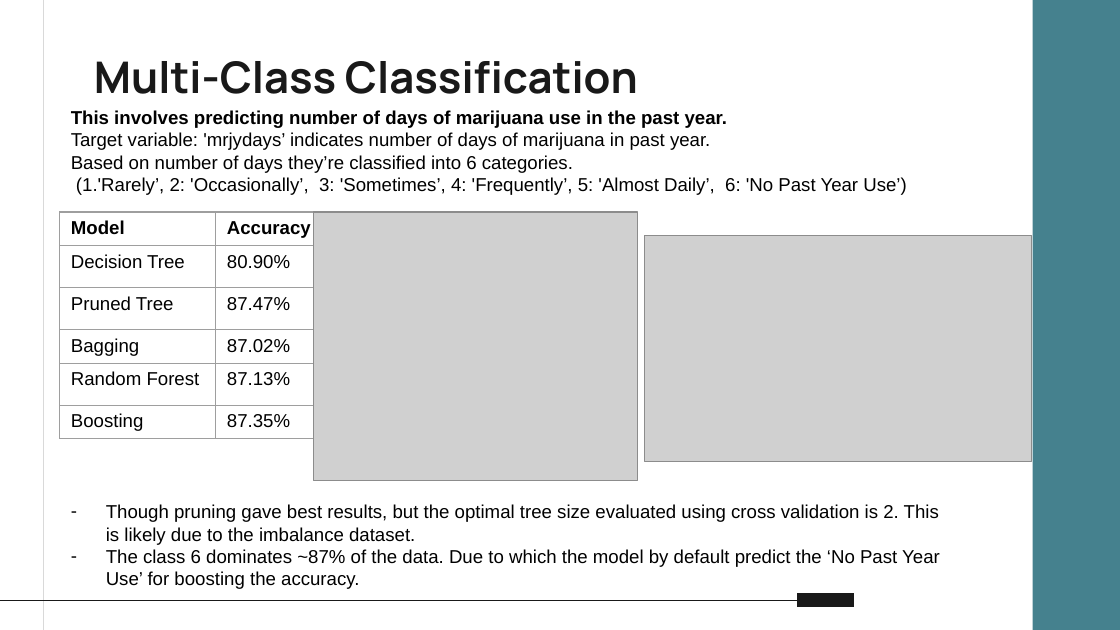
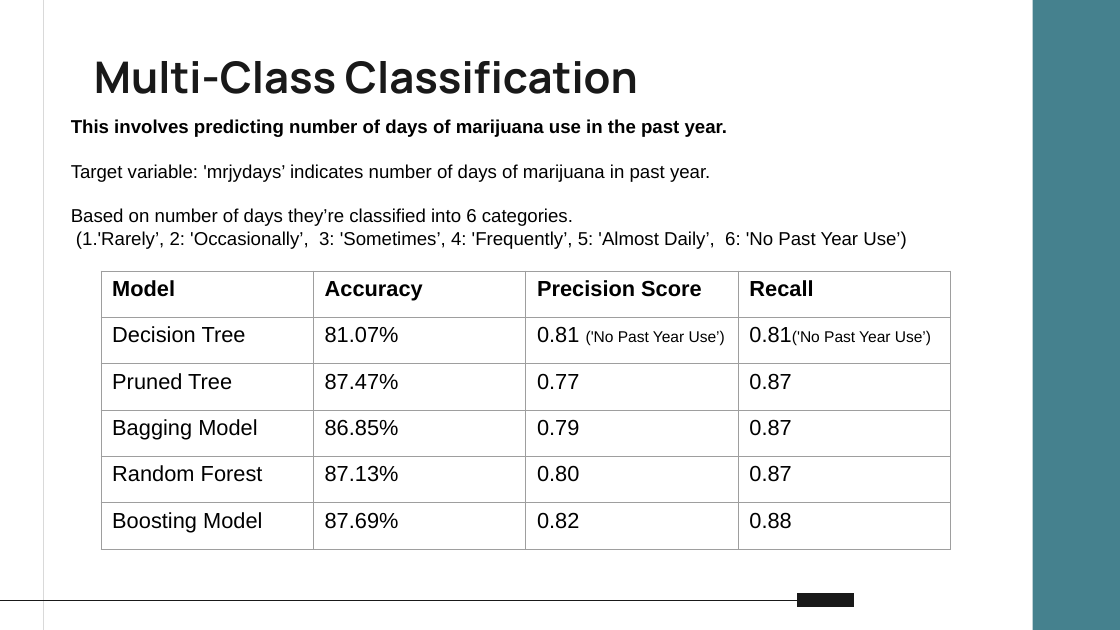
Before and after one commit to Sowjanya2502/Youth-Marijuana-Use-Analysis-and-Prediction, a slide deck: slide 8 of Youth_marijuana_use_analysis.pptx (slide 6 before the commit). Drawn at 1120x630 pixels with LibreOffice and Linux fonts; fonts in the diff are those of the drawing; grey boxes stand for pictures. Boxes give left, top, right and bottom in pixels: in the first picture for what was removed or moved away, otherwise in the second. Text is boxed around its words. In the diff, an @@ line names an element or a change of style, - is before the commit and + after.

```diff
--- a/Youth_marijuana_use_analysis.pptx
+++ b/Youth_marijuana_use_analysis.pptx
@@ text "This involves predicting number of ..." rewrapped from (71, 110, 906, 195) to (71, 119, 906, 249) @@
@@ table removed at (59, 212, 337, 438), 6 rows, 2 columns @@
-Model | Accuracy
-Decision Tree | 80.90%
-Pruned Tree | 87.47%
-Bagging | 87.02%
-Random Forest | 87.13%
-Boosting | 87.35%
@@ picture removed at (314, 212, 638, 480) @@
@@ picture removed at (644, 235, 1032, 461) @@
@@ table added at (101, 271, 952, 549), 6 rows, 4 columns @@
+Model | Accuracy | Precision Score | Recall
+Decision Tree | 81.07% | 0.81 ('No Past Year Use’) | 0.81('No Past Year Use’)
+Pruned Tree | 87.47% | 0.77 | 0.87
+Bagging Model | 86.85% | 0.79 | 0.87
+Random Forest | 87.13% | 0.80 | 0.87
+Boosting Model | 87.69% | 0.82 | 0.88
@@ text removed at (106, 504, 940, 589) @@
-– Though pruning gave best results, but the optimal tree size evaluated using cross validation is 2. This is likely due to the imbalance dataset.
-– The class 6 dominates ~87% of the data. Due to which the model by default predict the ‘No Past Year Use’ for boosting the accuracy.
```
Also in this commit, not shown: 5 other slides changed, 3 slides added, 1 slide removed, 1 other file.
